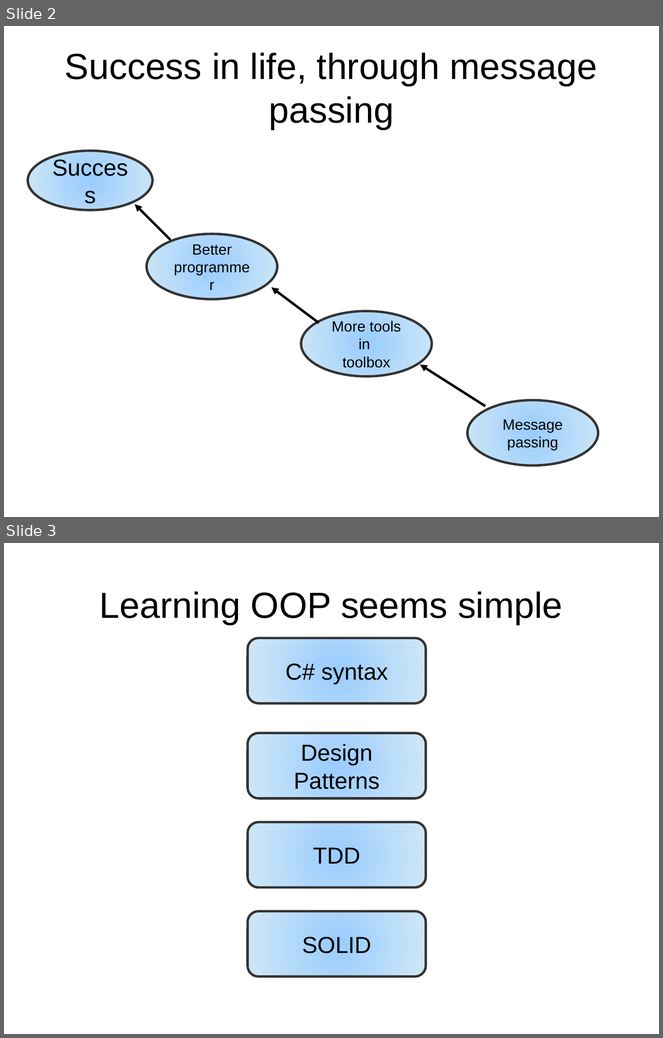
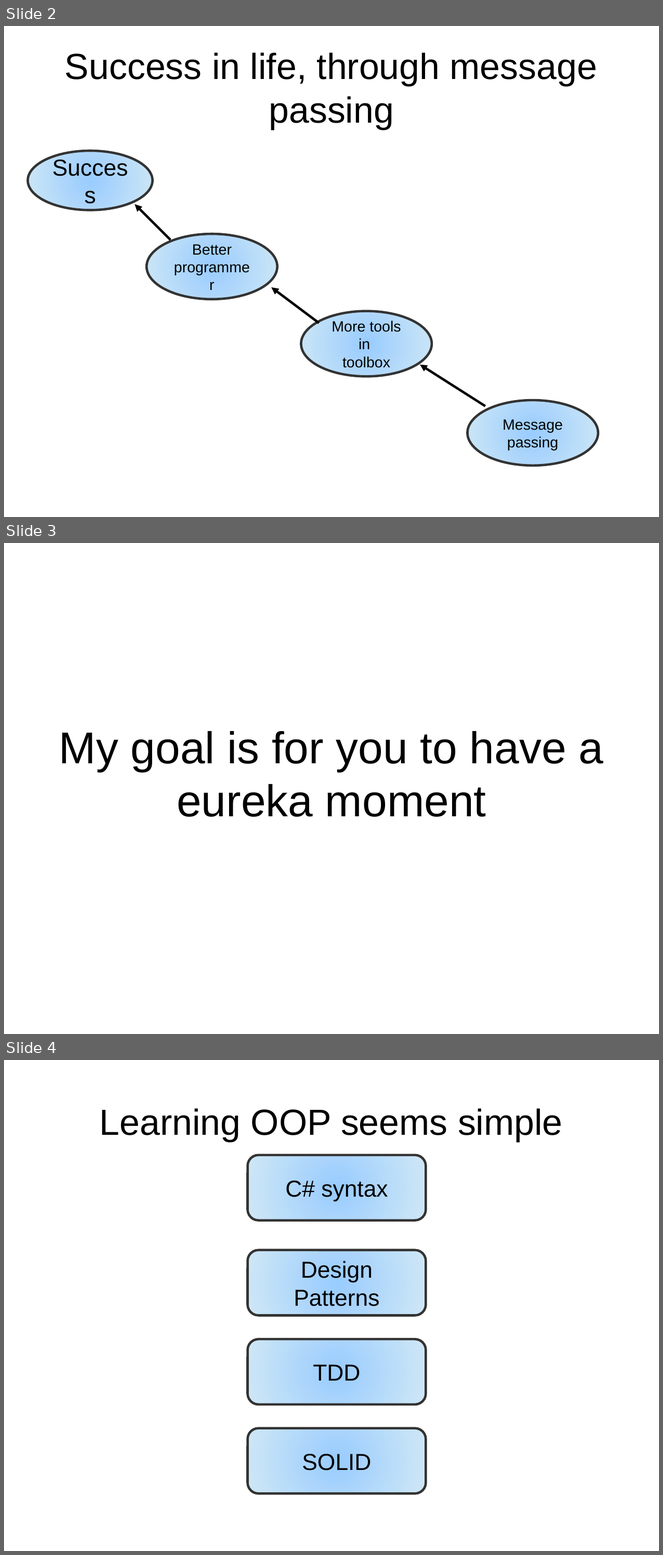
Before and after one commit to pseale/presentation-message-passing, a slide deck: message-passing.odp. Shown one above the other, each under a label of ours: slides 2 and 3 before the commit, slides 2, 3 and 4 after it. The pictures are 663x1038 and 663x1555 pixels, drawn with LibreOffice and Linux fonts; fonts in the diff are those of the drawing. Boxes give left, top, right and bottom in pixels: in the first picture for what was removed or moved away, otherwise in the second. Text is boxed around its words. In the diff, an @@ line names an element or a change of style, - is before the commit and + after.

```diff
--- a/message-passing.odp
+++ b/message-passing.odp
@@ slide 3 added at box(4, 543, 659, 1034), background #FFFFFF @@
@@ subtitle added at box(59, 731, 604, 817), 54 pt, text #000000 @@
+My goal is for you to have a eureka moment
@@ what was slide 3 is now slide 4 @@
```
Also in this commit, not shown: 4 slides changed, 17 other slides added, 1 slide removed, 5 other files.
